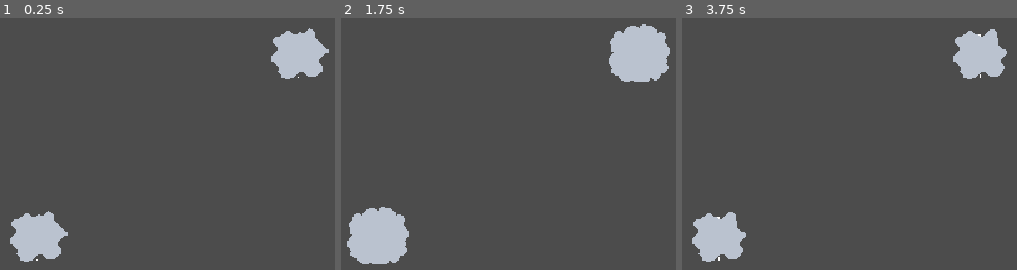
Above: before the commit, frames 1-3 (left to right).
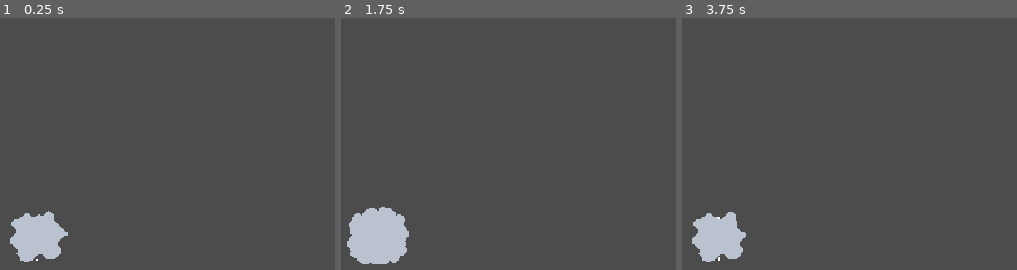
Above: after the commit, the same moments.

Repository: Bstylestuff/Solomonari
Game: Godot game, scene res://Screens/test.tscn
Two runs of this game, one before a commit and one after it. Both use one fixed random seed, a clock stepped at 60 frames per second and the inputs below. This scene is started directly instead of the project's main scene. Sound files missing from this copy of the repository are replaced by a short silence.
Inputs (mouse positions are in pixels of both pictures, inside the frame that each line leads up to):
- Up to frame 1 (0.25 s): no input
- Up to frame 2 (1.75 s): move the mouse to (374, 237) at 0.52 s; click (374, 237) at 0.67 s; move the mouse to (635, 53) at 1.27 s; click (635, 53) at 1.42 s
- Up to frame 3 (3.75 s): move the mouse to (outside the picture) at 2.02 s; click (outside the picture) at 2.17 s; move the mouse to (953, 209) at 2.77 s; click (953, 209) at 2.92 s; move the mouse to (outside the picture) at 3.52 s; click (outside the picture) at 3.67 s

The runs differ from the first frame. In frame 1, 2.4% of the frame differs, in the area x 80-99%, y 3-25%; in frame 2, 3.3%, in the area x 80-99%, y 2-26%; in frame 3, 2.2%.

Commit message:
t

Diff:
--- a/Screens/test.tscn
+++ b/Screens/test.tscn
@@ -6,6 +6,3 @@
 
 [node name="Cloud" parent="." instance=ExtResource( 1 )]
 position = Vector2( 99, 274 )
-
-[node name="Cloud2" parent="." instance=ExtResource( 1 )]
-position = Vector2( 308, 128 )
